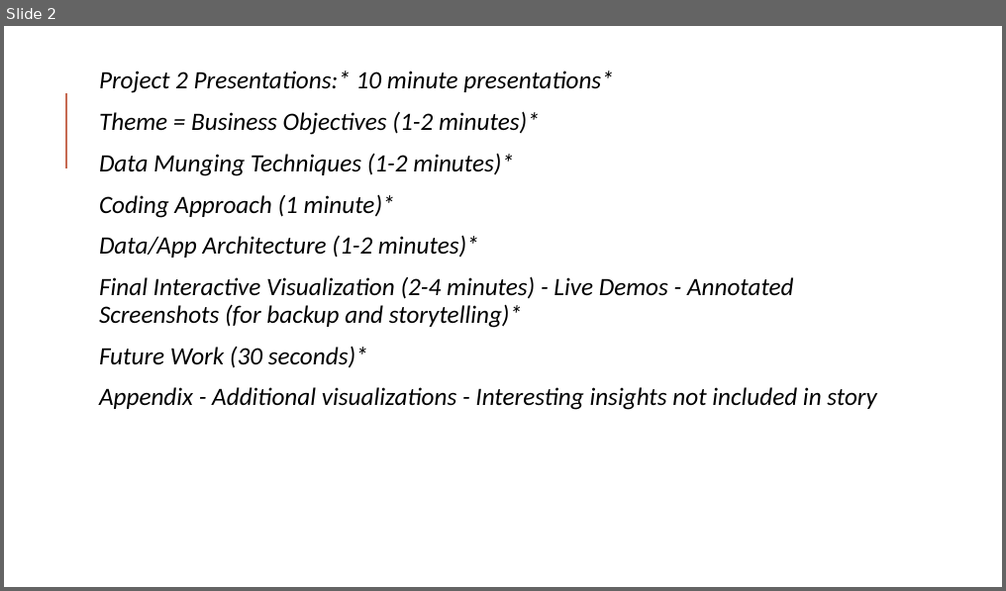
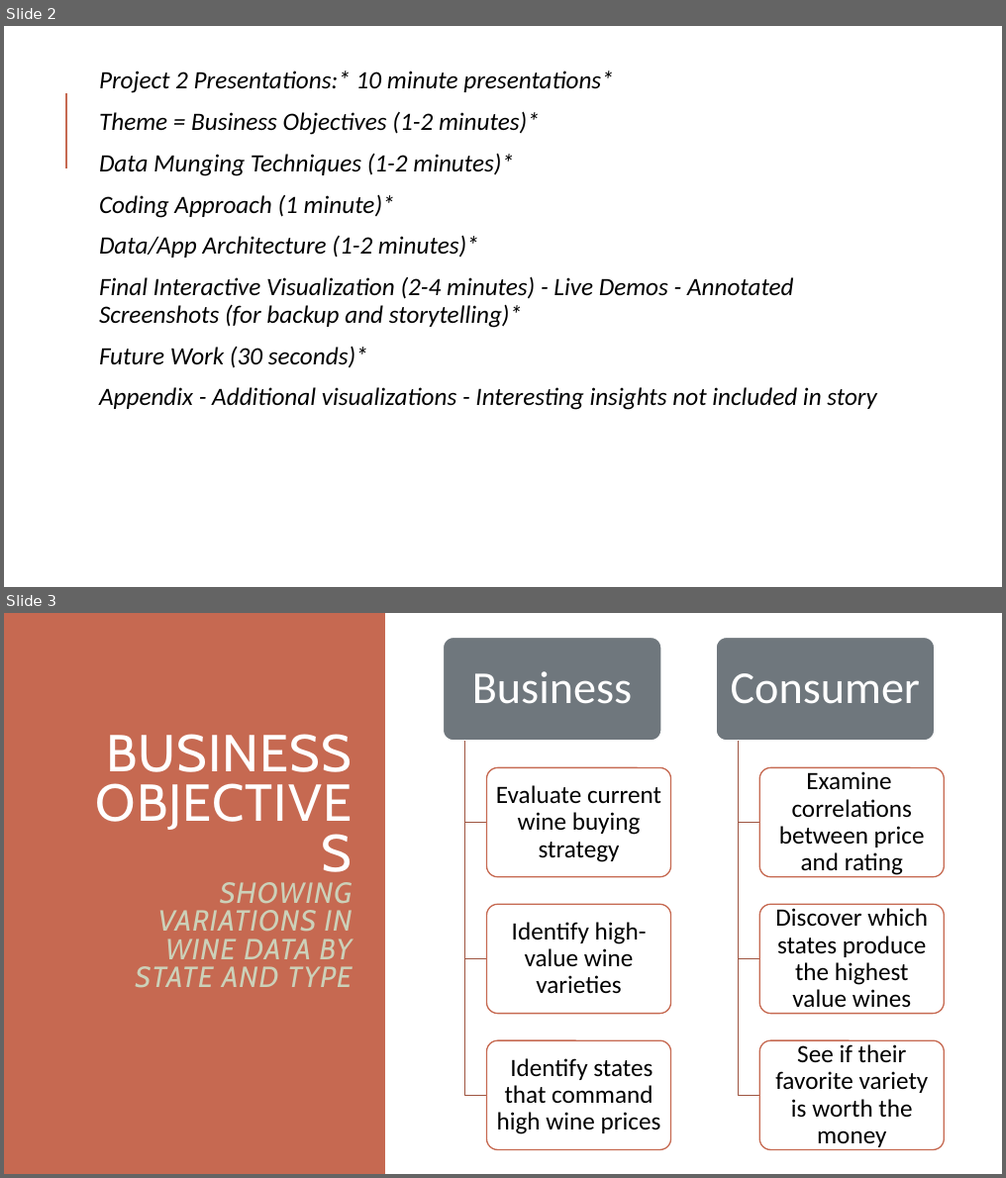
Before and after one commit to theodoremoreland/TopWine, a slide deck: Project2Wine Deck.pptx. Shown one above the other, each under a label of ours: slide 2 before the commit, slides 2 and 3 after it. The pictures are 1006x591 and 1006x1178 pixels, drawn with LibreOffice and Linux fonts; fonts in the diff are those of the drawing. Boxes give left, top, right and bottom in pixels: in the first picture for what was removed or moved away, otherwise in the second. Text is boxed around its words. In the diff, an @@ line names an element or a change of style, - is before the commit and + after.

Commit message:
updated final presentation deck

```diff
--- a/Project2Wine Deck.pptx
+++ b/Project2Wine Deck.pptx
@@ slide 3 added at [4, 613, 1002, 1174], background #FFFFFF @@
@@ rectangle added at [4, 613, 385, 1174], fill #C66951 @@
@@ title added at [106, 734, 352, 987], 28 pt, text #CCD1B9, italic @@
+BUSINESS OBJECTIVES
+SHOWING VARIATIONS IN WINE DATA BY STATE AND TYPE
@@ group added at [444, 637, 944, 1151]: 8 rounded rectangles, 8 texts, 6 freeform shapes @@
+Business
+Evaluate current wine buying strategy
+Identify high-value wine varieties
+Identify states that command high wine prices
+Consumer
+Examine correlations between price and rating
+Discover which states produce the highest value wines
+See if their favorite variety is worth the money
```
Also in this commit, not shown: 1 slide changed, 4 other slides added, 2 slides removed.
